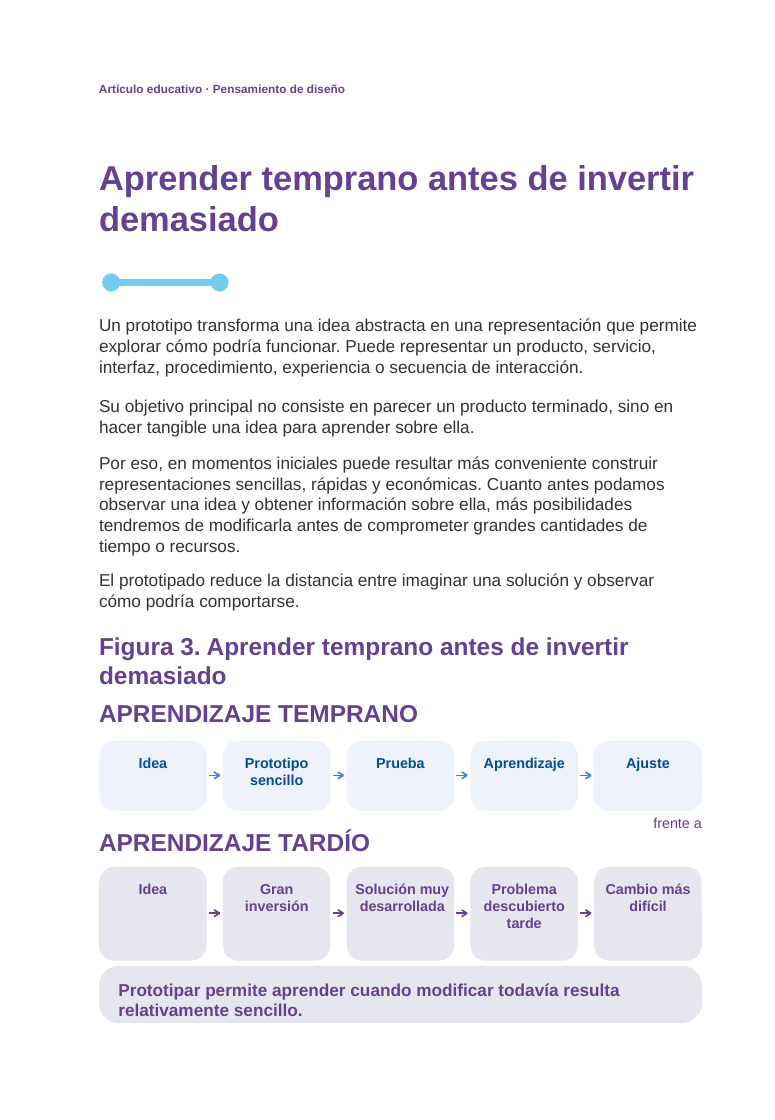
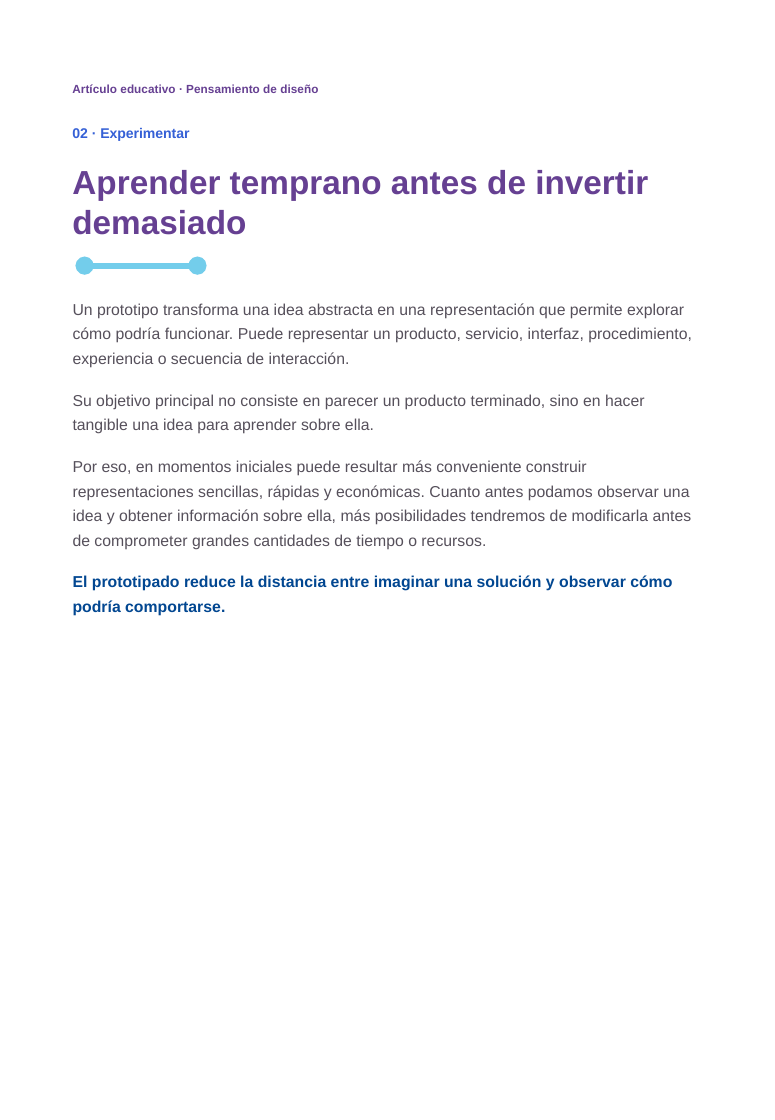
Before and after one commit to candyxlab/workclass, a slide deck: slide 6 of entregas/curso4_modulo2/C4_M2_02_Articulo_Aprender_antes_de_decidir_con_creditos.pptx. Drawn at 775x1120 pixels with LibreOffice and Linux fonts; fonts in the diff are those of the drawing; background and template pictures are left out. Boxes give left, top, right and bottom in pixels: in the first picture for what was removed or moved away, otherwise in the second. Text is boxed around its words. In the diff, an @@ line names an element or a change of style, - is before the commit and + after.

```diff
--- a/entregas/curso4_modulo2/C4_M2_02_Articulo_Aprender_antes_de_decidir_con_creditos.pptx
+++ b/entregas/curso4_modulo2/C4_M2_02_Articulo_Aprender_antes_de_decidir_con_creditos.pptx
@@ text "Artículo educativo · Pensamiento de ...": place and size @@
-text "Artículo educativo · Pensamiento de ..." at bbox=[99, 84, 345, 93]
+text "Artículo educativo · Pensamiento de ..." at bbox=[72, 84, 318, 93]
@@ text added at bbox=[72, 127, 189, 141], 9.8 pt, text #3560D6, bold @@
+02 · Experimentar
@@ text "Aprender temprano antes de invertir ...": place and size @@
-text "Aprender temprano antes de invertir ..." at bbox=[99, 165, 694, 232]
+text "Aprender temprano antes de invertir ..." at bbox=[72, 170, 648, 235]
@@ text "Aprender temprano antes de invertir ..." at bbox=[72, 170, 648, 235]: size 24 to 23.2 pt @@
@@ double arrow moved from (112, 282) - (219, 282) to (85, 266) - (197, 266) @@
@@ text "Un prototipo transforma una idea ...": place and size @@
-text "Un prototipo transforma una idea ..." at bbox=[99, 456, 665, 556]
+text "Un prototipo transforma una idea ..." at bbox=[73, 303, 692, 616]
@@ text at bbox=[73, 303, 692, 434]: paragraphs added @@
+Un prototipo transforma una idea abstracta en una representación que permite explorar cómo podría funcionar. Puede representar un producto, servicio, interfaz, procedimiento, experiencia o secuencia de interacción.
+Su objetivo principal no consiste en parecer un producto terminado, sino en hacer tangible una idea para aprender sobre ella.
@@ text at bbox=[73, 460, 692, 550]: size 12 to 11 pt, text colour #333238 to #56505B in "Por eso, en momentos iniciales puede resultar ..."; line spacing 1 to 1.3; more space between paragraphs @@
@@ text at bbox=[73, 575, 672, 616]: paragraph added @@
+El prototipado reduce la distancia entre imaginar una solución y observar cómo podría comportarse.
@@ group removed at bbox=[99, 318, 702, 1022]: 24 freeform shapes, 18 texts, 11 rounded rectangles @@
-Un prototipo transforma una idea abstracta en una representación que permite explorar cómo podría funcionar. Puede representar un producto, servicio, interfaz, procedimiento, experiencia o secuencia de interacción.
-Su objetivo principal no consiste en parecer un producto terminado, sino en hacer tangible una idea para aprender sobre ella.
-El prototipado reduce la distancia entre imaginar una solución y observar cómo podría comportarse.
-Figura 3. Aprender temprano antes de invertir demasiado
-APRENDIZAJE TEMPRANO
-Idea
-Prototipo sencillo
-Prueba
-Aprendizaje
-Ajuste
-APRENDIZAJE TARDÍO
-Idea
-Gran inversión
-Solución muy desarrollada
-Problema descubierto tarde
-Cambio más difícil
-frente a
-Prototipar permite aprender cuando modificar todavía resulta relativamente sencillo.
@@ text removed at bbox=[99, 1025, 151, 1047] @@
-06
```
Also in this commit, not shown: 12 other slides changed, 2 slides added, 1 other file.
